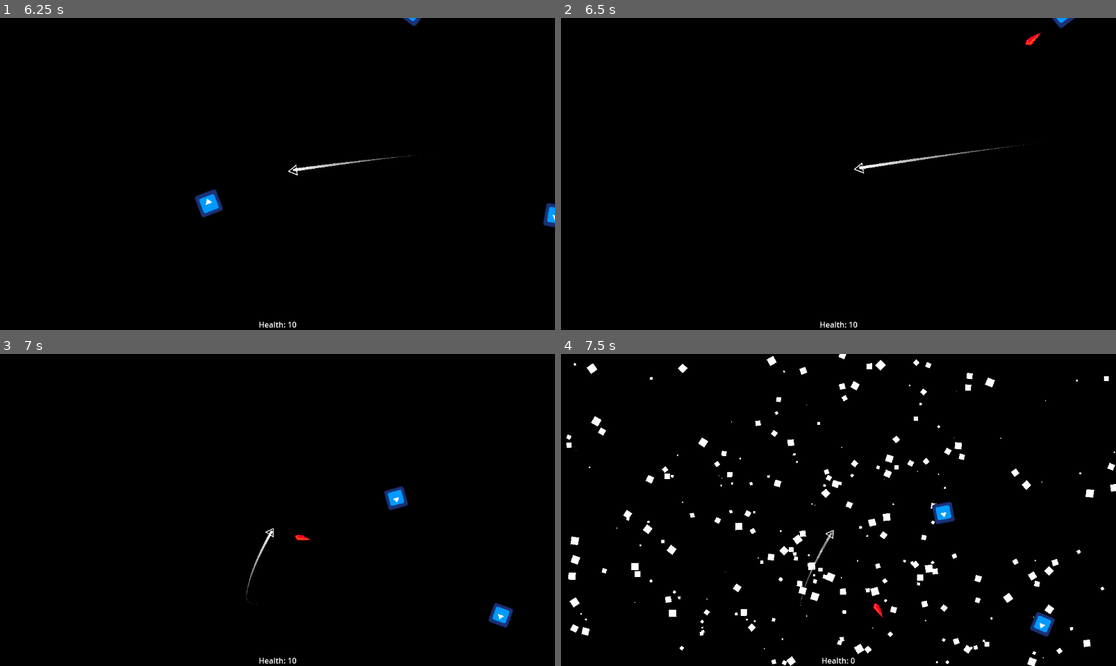
Above: before the commit, frames 1-4 (two rows, left to right).
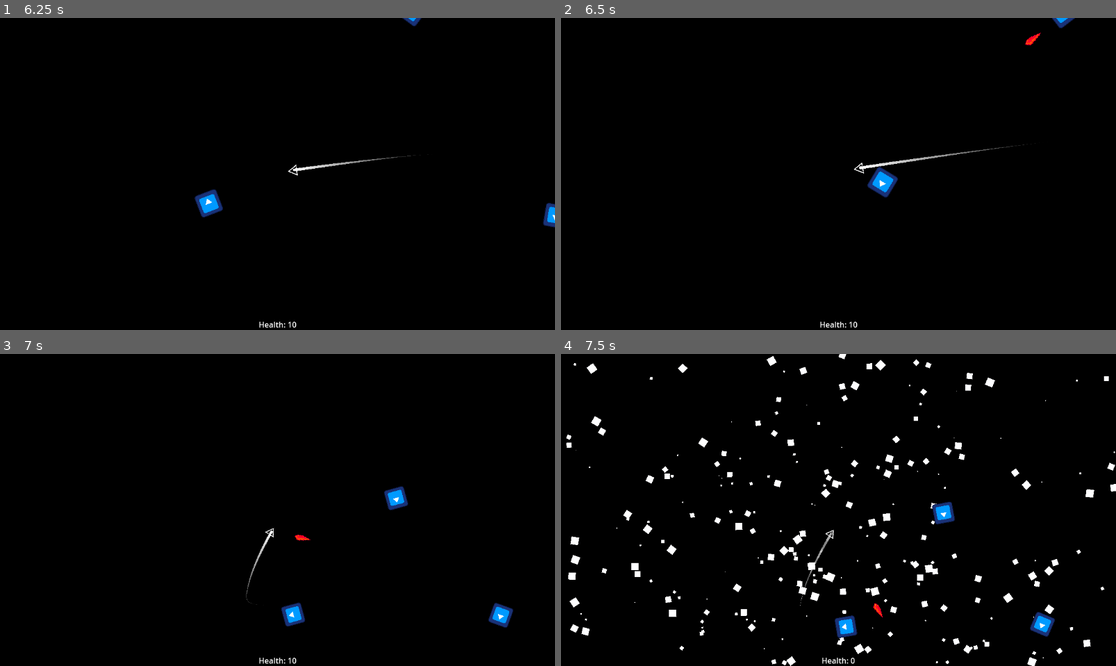
Above: after the commit, the same moments.

Repository: HazarBakir/void_blade
Game: Godot game, scene res://Scenes/main_menu.tscn
The game is run twice, just before and just after one commit, with the same random seed, the same clock (stepped at 60 frames per second) and the same inputs. The engine's default icon, where the game draws it, is replaced by a stand-in: a white triangle on a blue panel in a dark square.
Inputs (mouse positions are in pixels of both pictures, inside the frame that each line leads up to):
- Up to frame 1 (6.25 s): click "Play" at 0.5 s; move the mouse to (249, 236) at 1.27 s; press the mouse at (249, 236) at 1.28 s; move the mouse to (444, 220) at 2.02 s; release the mouse at (444, 220) at 2.03 s; click (444, 220) at 2.1 s; move the mouse to (111, 127) at 2.77 s; press the mouse at (111, 127) at 2.78 s; move the mouse to (305, 174) at 3.52 s; release the mouse at (305, 174) at 3.53 s; click (305, 174) at 3.6 s; move the mouse to (194, 96) at 4.27 s; press the mouse at (194, 96) at 4.28 s; move the mouse to (399, 158) at 5.02 s; release the mouse at (399, 158) at 5.03 s; click (399, 158) at 5.1 s; move the mouse to (166, 189) at 5.77 s; press the mouse at (166, 189) at 5.78 s
- Up to frame 2 (6.5 s): no input
- Up to frame 3 (7 s): move the mouse to (333, 441) at 6.52 s; release the mouse at (333, 441) at 6.53 s; click (333, 441) at 6.6 s
- Up to frame 4 (7.5 s): move the mouse to (810, 572) at 7.27 s; press the mouse at (810, 572) at 7.28 s

Frame 1 is identical in both runs. In frame 2, 0.3% of the frame differs, in the area x 55-61%, y 47-58%; in frame 3, 0.2%; in frame 4, 0.2%.

Commit message:
refactor player_movement file

Diff:
--- a/Scripts/Player/player_movement.gd
+++ b/Scripts/Player/player_movement.gd
@@ -1,75 +1,99 @@
 extends CharacterBody2D
 
 @onready var explode_particle: GPUParticles2D = $"Explode Particle"
+@onready var camera: Camera2D = $Camera2D
+@onready var sprite: Sprite2D = $Sprite2D
 
 var isAlive: bool
-var speed = 700.0
-var follow_speed = 400.0
-var mouse_position = null
-var accel = 10.0
-var decel = 5.0
+var speed: float = 700.0
+var follow_speed: float = 400.0
+var mouse_position: Vector2
+var accel: float = 10.0
+var decel: float = 5.0
+var normal_zoom: Vector2 = Vector2(1.0, 1.0)
+var attack_zoom: Vector2 = Vector2(1.3, 1.3)
+var zoom_speed: float = 3.0
 
-var normal_zoom = Vector2(1.0, 1.0)
-var attack_zoom = Vector2(1.3, 1.3)
-var zoom_speed = 3.0
+const SCREEN_WIDTH: float = 1920.0
+const SCREEN_HEIGHT: float = 1080.0
+const CAMERA_OFFSET_FACTOR: float = 180.0
+const CAMERA_LERP_SPEED: float = 4.5
+const SLOW_ACCEL_MULTIPLIER: float = 0.6
 
 func _ready() -> void:
 	add_to_group("player")
-	$Camera2D.zoom = normal_zoom
+	camera.zoom = normal_zoom
 
-func _physics_process(delta):
+func _physics_process(delta: float) -> void:
 	mouse_position = get_global_mouse_position()
-	if not PlayerStats.current_health <= 0:
 
-		if Input.is_action_pressed("move_mouse"):
-			PlayerStats.is_attacking = true
-			move_fast(delta)
-			zoom_camera(attack_zoom, delta)
-		else:
-			PlayerStats.is_attacking = false
-			follow_mouse_slowly(delta)
-			zoom_camera(normal_zoom, delta)
+	if PlayerStats.current_health > 0:
+		_handle_movement_input(delta)
+		_apply_movement()
+		_update_camera(delta)
+		_update_rotation()
+	else:
+		_trigger_death()
 
-		velocity = velocity.limit_length(speed if PlayerStats.is_attacking else follow_speed)
-		move_and_slide()
+func _handle_movement_input(delta: float) -> void:
+	if Input.is_action_pressed("move_mouse"):
+		PlayerStats.is_attacking = true
+		_move_fast(delta)
+		_zoom_camera(attack_zoom, delta)
+	else:
+		PlayerStats.is_attacking = false
+		_follow_mouse_slowly(delta)
+		_zoom_camera(normal_zoom, delta)
 
+func _apply_movement() -> void:
+	var max_speed = speed if PlayerStats.is_attacking else follow_speed
+	velocity = velocity.limit_length(max_speed)
+	move_and_slide()
 
-		camera_offset(delta)
-		look_at(mouse_position)
+func _update_camera(delta: float) -> void:
+	_update_camera_offset(delta)
 
-	else:
-		on_death()
+func _update_rotation() -> void:
+	look_at(mouse_position)
 
-func camera_offset(delta):
-	var target_offset_x = (mouse_position.x - global_position.x) / (1920 / 2.0) * 180
-	var target_offset_y = (mouse_position.y - global_position.y) / (1080 / 2.0) * 180
-
-	$Camera2D.offset.x = lerp($Camera2D.offset.x, target_offset_x, 4.5 * delta)
-	$Camera2D.offset.y = lerp($Camera2D.offset.y, target_offset_y, 4.5 * delta)
-
-func move_fast(delta):
+func _move_fast(delta: float) -> void:
 	var direction = (mouse_position - position).normalized()
 	var target_velocity = direction * speed
 
 	velocity.x = lerp(velocity.x, target_velocity.x, accel * delta)
 	velocity.y = lerp(velocity.y, target_velocity.y, accel * delta)
 
-func follow_mouse_slowly(delta):
+func _follow_mouse_slowly(delta: float) -> void:
 	var direction = (mouse_position - position).normalized()
 	var target_velocity = direction * follow_speed
 
-	var slow_accel = accel * 0.6
+	var slow_accel = accel * SLOW_ACCEL_MULTIPLIER
 	velocity.x = lerp(velocity.x, target_velocity.x, slow_accel * delta)
 	velocity.y = lerp(velocity.y, target_velocity.y, slow_accel * delta)
 
-func zoom_camera(target_zoom: Vector2, delta):
-	$Camera2D.zoom.x = lerp($Camera2D.zoom.x, target_zoom.x, zoom_speed * delta)
-	$Camera2D.zoom.y = lerp($Camera2D.zoom.y, target_zoom.y, zoom_speed * delta)
+func _update_camera_offset(delta: float) -> void:
+	var target_offset_x = (mouse_position.x - global_position.x) / (SCREEN_WIDTH / 2.0) * CAMERA_OFFSET_FACTOR
+	var target_offset_y = (mouse_position.y - global_position.y) / (SCREEN_HEIGHT / 2.0) * CAMERA_OFFSET_FACTOR
+
+	camera.offset.x = lerp(camera.offset.x, target_offset_x, CAMERA_LERP_SPEED * delta)
+	camera.offset.y = lerp(camera.offset.y, target_offset_y, CAMERA_LERP_SPEED * delta)
+
+func _zoom_camera(target_zoom: Vector2, delta: float) -> void:
+	camera.zoom.x = lerp(camera.zoom.x, target_zoom.x, zoom_speed * delta)
+	camera.zoom.y = lerp(camera.zoom.y, target_zoom.y, zoom_speed * delta)
+
+func _trigger_death() -> void:
+	explode_particle.set_position(sprite.position)
+	explode_particle.emitting = true
 
 func _on_enemy_kill_area_area_entered(area: Area2D) -> void:
-	if area.get_parent().is_in_group("enemies") and PlayerStats.is_attacking == true:
-		area.get_parent().queue_free()
+	if _is_attacking_enemy(area):
+		var enemy = area.get_parent()
+		if enemy.has_method("on_death"):
+			enemy.call("on_death")
 
-func on_death():
-	explode_particle.set_position($Sprite2D.position)
-	explode_particle.emitting = true
+func _is_attacking_enemy(area: Area2D) -> bool:
+	return area.get_parent().is_in_group("enemies") and PlayerStats.is_attacking == true
+
+func on_death() -> void:
+	_trigger_death()
